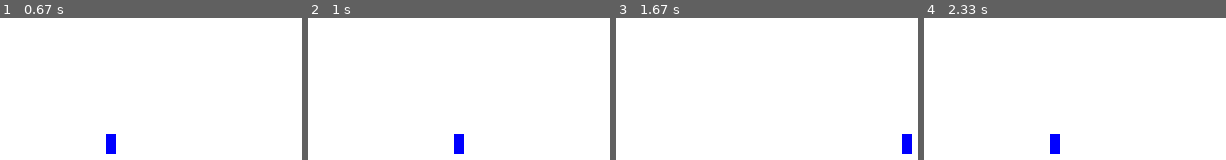
Above: before the commit, frames 1-4 (left to right).
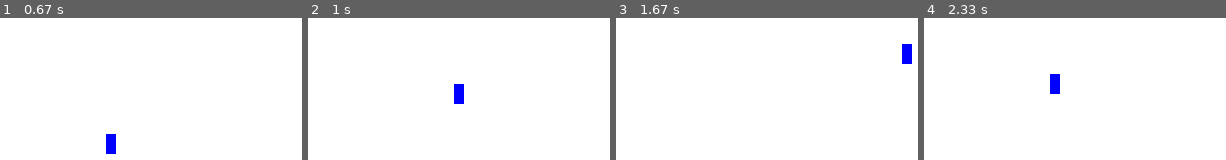
Above: after the commit, the same moments.

Repository: IaninaK/Pygame-Tutorial
Game: pygame game, started from keyEvents2.py
Same seed, same stepped clock (60 frames per second), same inputs: the game is played once before the commit and once after it.
Inputs:
- Up to frame 1 (0.67 s): hold Right from 0.33 s (still down)
- Up to frame 2 (1 s): release Right at 0.8 s; hold Up from 0.83 s (still down)
- Up to frame 3 (1.67 s): release Up at 1.13 s; hold Right 1.17-1.63 s
- Up to frame 4 (2.33 s): hold Left 1.67-2.2 s; hold Down from 2.23 s (still down)

Frame 1 is identical in both runs. In frame 2, 0.9% of the frame differs, in the area x 48-52%, y 46-96%; in frame 3, 0.9%; in frame 4, 0.9%.

Commit message:
added movement in the y coordinate

Diff:
--- a/keyEvents2.py
+++ b/keyEvents2.py
@@ -17,7 +17,8 @@
 
 x = W // 2
 y = H // 2
-speed = 5
+Xspeed = 5
+Yspeed = 5
 
 while True:
     for event in pygame.event.get():
@@ -27,9 +28,13 @@
     keys = pygame.key.get_pressed()
 
     if keys[pygame.K_LEFT]:
-        x -= speed
+        x -= Xspeed
     elif keys[pygame.K_RIGHT]:
-        x += speed
+        x += Xspeed
+    elif keys[pygame.K_UP]:
+        y -= Yspeed
+    elif keys[pygame.K_DOWN]:
+        y += Yspeed
 
 
     sc.fill(WHITE)
